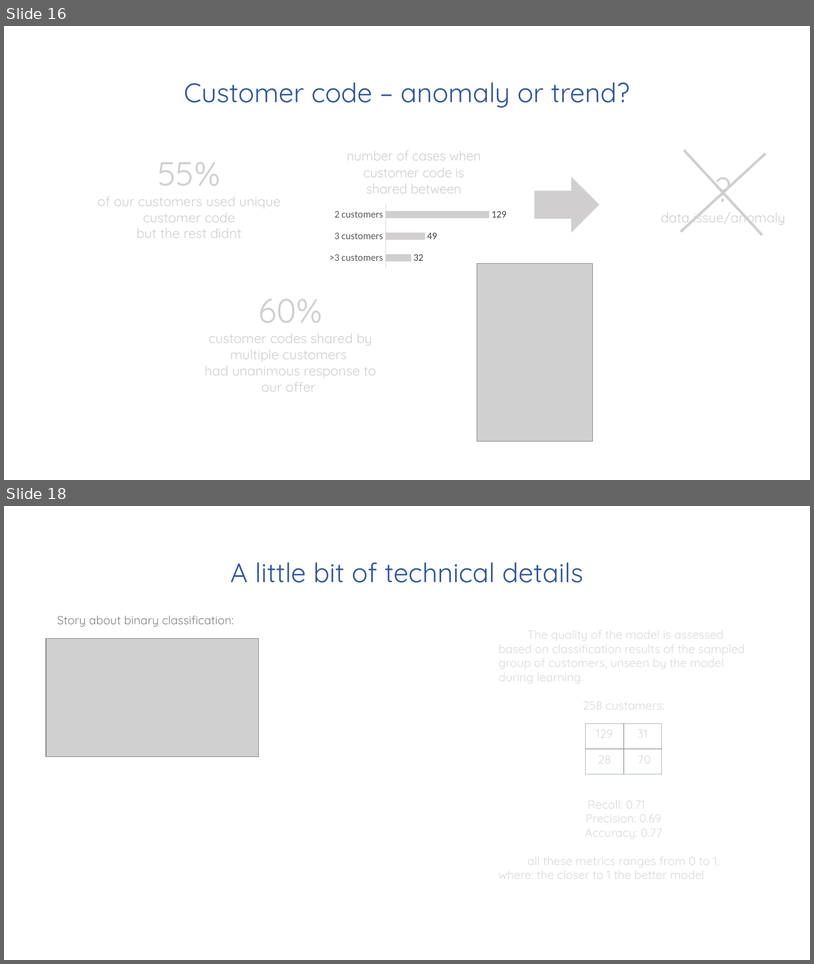
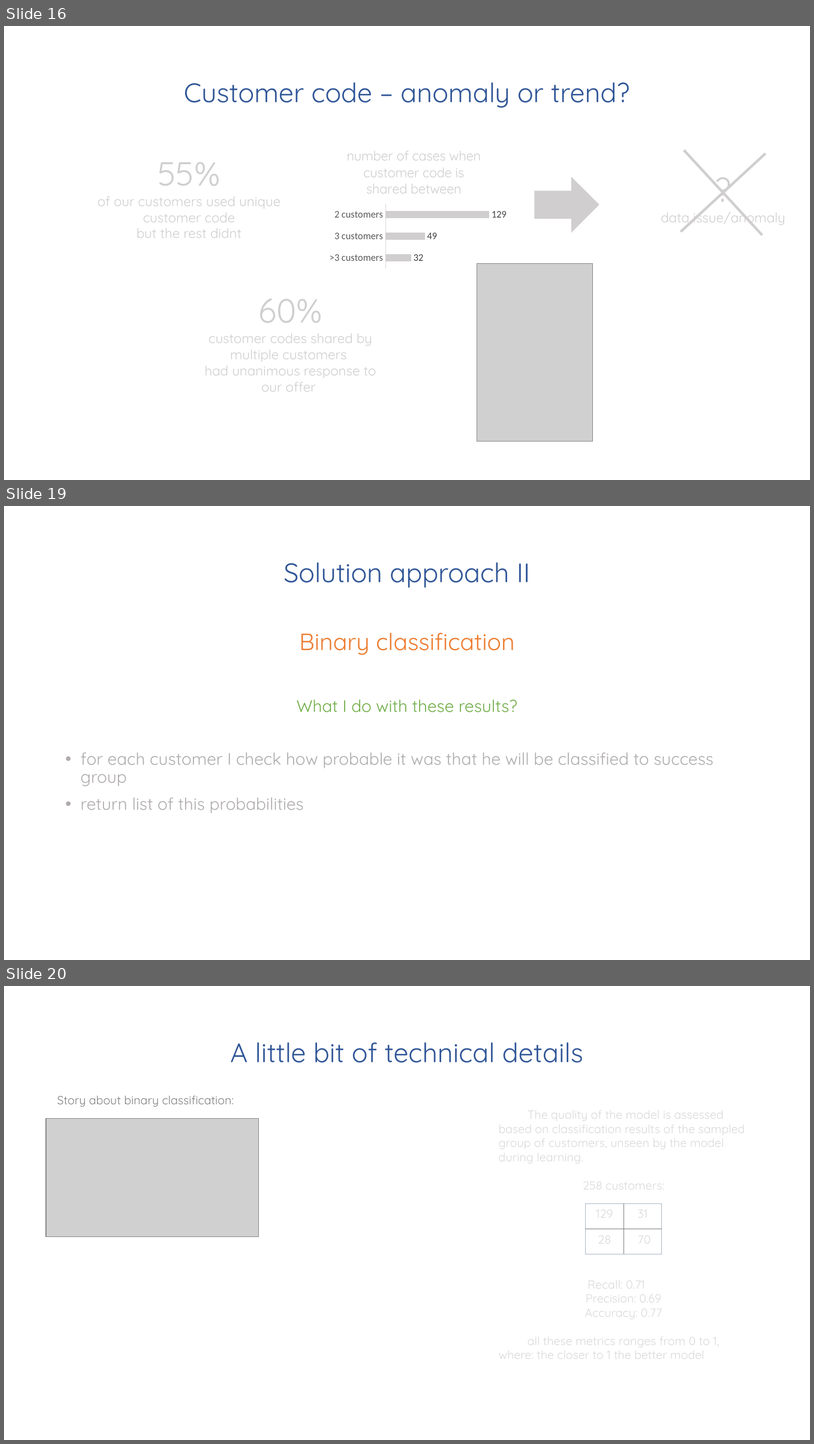
Before and after one commit to mjasieczko/new_offer_success_predictor, a slide deck: presentations/business/pnos_business_ppt.pptx. Shown one above the other, each under a label of ours: slides 16 and 18 before the commit, slides 16, 19 and 20 after it; the slides between them are not shown. The pictures are 814x964 and 814x1444 pixels, drawn with LibreOffice and Linux fonts; fonts in the diff are those of the drawing; grey boxes stand for pictures. Boxes give left, top, right and bottom in pixels: in the first picture for what was removed or moved away, otherwise in the second. Text is boxed around its words. In the diff, an @@ line names an element or a change of style, - is before the commit and + after.

```diff
--- a/presentations/business/pnos_business_ppt.pptx
+++ b/presentations/business/pnos_business_ppt.pptx
@@ slide 19 added at (x1=4, y1=506, x2=810, y2=960), background #FFFFFF @@
@@ title added at (x1=284, y1=562, x2=530, y2=588), 32 pt, text #2F5597 @@
+Solution approach II
@@ text added at (x1=81, y1=633, x2=714, y2=813), 20 pt, text #AFABAB @@
+Binary classification
+What I do with these results?
+• for each customer I check how probable it was that he will be classified to success group
+• return list of this probabilities
@@ what was slide 18 is now slide 20 @@
```
Also in this commit, not shown: 7 slides changed, 1 other slide added.
